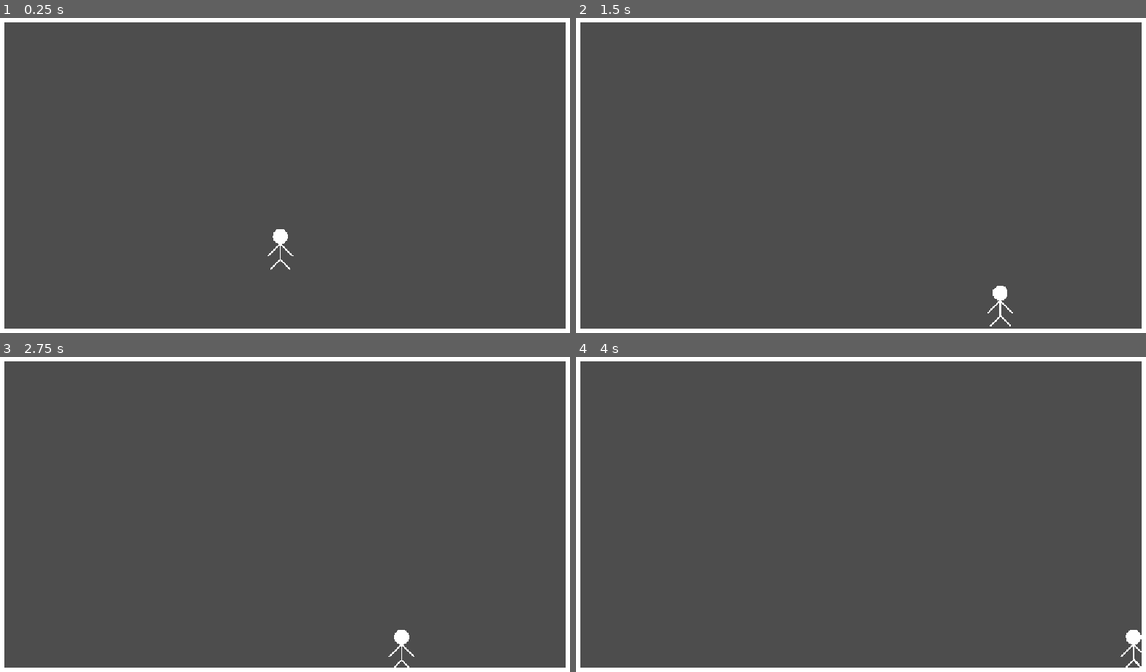
Above: before the commit, frames 1-4 (two rows, left to right).
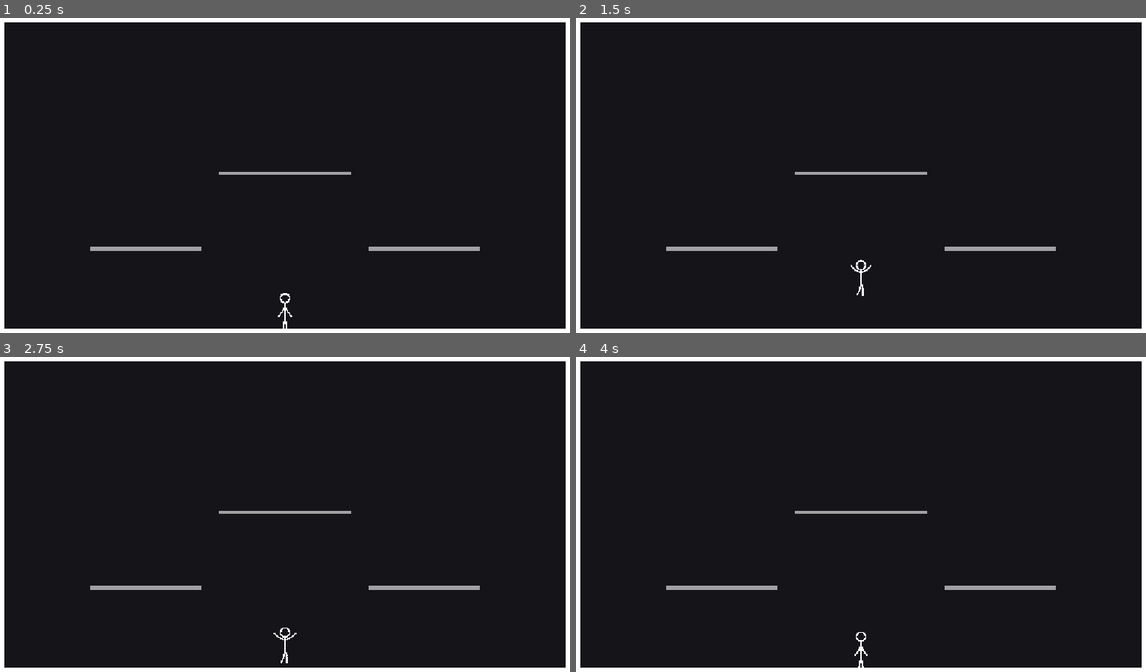
Above: after the commit, the same moments.

Repository: ChristianTangPhan/game
Game: Godot game, scene res://main.tscn
Two runs of this game, one before a commit and one after it. Both use one fixed random seed, a clock stepped at 60 frames per second and the inputs below.
Inputs:
- Up to frame 1 (0.25 s): no input
- Up to frame 2 (1.5 s): tap Enter (ui_accept) at 0.5, 0.6 s; hold Right (ui_right) from 0.53 s (still down); tap W (jump, bound only after the commit) at 0.77, 0.8, 1.07, 1.35 s
- Up to frame 3 (2.75 s): tap W (jump, bound only after the commit) at 1.52, 1.82, 2.3 s; tap Enter (ui_accept) at 1.55, 2.1 s; release Right (ui_right) at 2.03 s; hold Left (ui_left) from 2.03 s (still down)
- Up to frame 4 (4 s): release Left (ui_left) at 2.78 s; hold Right (ui_right) from 2.78 s (still down); tap Enter (ui_accept) at 2.85 s; tap W (jump, bound only after the commit) at 3.02, 3.32, 3.6, 3.77 s

The runs differ from the first frame. In frame 1, 96% of the frame differs, in the area x 0-100%, y 1-99%; in frame 2, 96%; in frame 3, 96%; in frame 4, 96%.

Commit message:
Rebuild stickman: WASD movement, double jump, procedural animation, jump-through platforms
Co-Authored-By: Claude Opus 5.5 <noreply@anthropic.com>
Claude-Session: https://claude.ai/code/session_01Fec8kH4W1YbwgAoKKjJZVa

Diff:
--- a/main.tscn
+++ b/main.tscn
@@ -3,10 +3,10 @@
 [ext_resource type="PackedScene" uid="uid://dm5q7o56bqqk5" path="res://player.tscn" id="1_ig7tw"]
 [ext_resource type="Script" uid="uid://jb7ktlhb6etx" path="res://room.gd" id="2_0xm2m"]
 
-[node name="Node2D" type="Node2D" unique_id=1774456066]
+[node name="Main" type="Node2D"]
 
-[node name="CharacterBody2D" parent="." unique_id=1106907856 instance=ExtResource("1_ig7tw")]
-position = Vector2(567, 430)
+[node name="Room" type="Node2D" parent="."]
+script = ExtResource("2_0xm2m")
 
-[node name="Room" type="Node2D" parent="." unique_id=1228187384]
-script = ExtResource("2_0xm2m")
+[node name="Player" parent="." instance=ExtResource("1_ig7tw")]
+position = Vector2(576, 600)
--- a/player.gd
+++ b/player.gd
@@ -1,41 +1,164 @@
 extends CharacterBody2D
 
-const SPEED = 300.0
-const JUMP_VELOCITY = -600.0
-const GRAVITY = 1500.0
+# --- Movement tuning ---
+const SPEED = 320.0
+const ACCEL = 2400.0          # how fast you reach full speed
+const AIR_ACCEL = 1600.0      # a bit floatier in the air
+const FRICTION = 2800.0       # how fast you stop on the ground
+const JUMP_VELOCITY = -620.0
+const DOUBLE_JUMP_VELOCITY = -560.0
+const GRAVITY = 1600.0
+const FAST_FALL_SPEED = 900.0 # hold S in the air
+const MAX_FALL_SPEED = 700.0
+const JUMP_CUT = 0.45         # let go of jump early = shorter hop
 const MAX_JUMPS = 2
+const COYOTE_TIME = 0.1       # can still jump just after walking off a ledge
+const DROP_TIME = 0.25        # S on a platform drops through it
 
-var jumps_left = MAX_JUMPS
+# --- Look ---
+const COLOR = Color.WHITE
+const LINE = 3.0
+const HEAD_RADIUS = 9.0
+const NECK = Vector2(0, -26)
+const SHOULDER = Vector2(0, -20)
+const HEAD = Vector2(0, -35)
+const LIMB = 13.0             # length of each limb segment
+const FLIP_TIME = 0.35
+
+var jumps_left := MAX_JUMPS
+var coyote := 0.0
+var drop_timer := 0.0
+var facing := 1
+var anim_time := 0.0
+var flip_timer := 0.0
+
 
 func _physics_process(delta):
-	# Gravity
-	if not is_on_floor():
-		velocity.y += GRAVITY * delta
+	var dir := Input.get_axis("move_left", "move_right")
+	if dir != 0:
+		facing = int(sign(dir))
+
+	# Gravity + fast fall
+	if is_on_floor():
+		jumps_left = MAX_JUMPS
+		coyote = COYOTE_TIME
 	else:
-		jumps_left = MAX_JUMPS
+		coyote -= delta
+		if coyote <= 0 and jumps_left == MAX_JUMPS:
+			jumps_left = MAX_JUMPS - 1  # walked off a ledge: only the air jump is left
+		var max_fall := FAST_FALL_SPEED if Input.is_action_pressed("move_down") else MAX_FALL_SPEED
+		velocity.y = min(velocity.y + GRAVITY * delta, max_fall)
 
-	# Jump (space, up arrow, or W)
-	var jump_pressed = Input.is_action_just_pressed("ui_accept") \
-		or Input.is_action_just_pressed("ui_up") \
-		or Input.is_key_pressed(KEY_W)
-	if jump_pressed and jumps_left > 0:
-		velocity.y = JUMP_VELOCITY
+	# Jump / double jump
+	if Input.is_action_just_pressed("jump") and jumps_left > 0:
+		var air_jump := not is_on_floor() and coyote <= 0
+		velocity.y = DOUBLE_JUMP_VELOCITY if air_jump else JUMP_VELOCITY
 		jumps_left -= 1
+		coyote = 0
+		if air_jump:
+			flip_timer = FLIP_TIME
+	if Input.is_action_just_released("jump") and velocity.y < 0:
+		velocity.y *= JUMP_CUT
 
-	# Left/right
-	var direction = 0.0
-	if Input.is_key_pressed(KEY_A) or Input.is_action_pressed("ui_left"):
-		direction = -1.0
-	if Input.is_key_pressed(KEY_D) or Input.is_action_pressed("ui_right"):
-		direction = 1.0
+	# Drop through one-way platforms (layer 2)
+	if is_on_floor() and Input.is_action_just_pressed("move_down"):
+		drop_timer = DROP_TIME
+	drop_timer -= delta
+	set_collision_mask_value(2, drop_timer <= 0)
 
-	velocity.x = direction * SPEED
+	# Run
+	var accel := ACCEL if is_on_floor() else AIR_ACCEL
+	if dir != 0:
+		velocity.x = move_toward(velocity.x, dir * SPEED, accel * delta)
+	else:
+		velocity.x = move_toward(velocity.x, 0, (FRICTION if is_on_floor() else AIR_ACCEL) * delta)
+
 	move_and_slide()
 
+
+func _process(delta):
+	anim_time += delta
+	flip_timer = max(flip_timer - delta, 0.0)
+	queue_redraw()
+
+
+# ---------------------------------------------------------------
+# Procedural animation
+# Every limb is two segments. Angles are in radians:
+#   0 = pointing straight down, positive = toward the way you're facing.
+# The second angle is relative to the first (knee / elbow bend).
+# ---------------------------------------------------------------
 func _draw():
-	draw_circle(Vector2(0, -35), 15, Color.WHITE)
-	draw_line(Vector2(0, -20), Vector2(0, 10), Color.WHITE, 3)
-	draw_line(Vector2(0, -20), Vector2(-25, 5), Color.WHITE, 3)
-	draw_line(Vector2(0, -20), Vector2(25, 5), Color.WHITE, 3)
-	draw_line(Vector2(0, 10), Vector2(-20, 30), Color.WHITE, 3)
-	draw_line(Vector2(0, 10), Vector2(20, 30), Color.WHITE, 3)
+	var t := anim_time
+	var bob := 0.0
+	var lean := 0.0
+	# [thigh, shin] for each leg, [upper, fore] for each arm
+	var leg_a := Vector2.ZERO
+	var leg_b := Vector2.ZERO
+	var arm_a := Vector2.ZERO
+	var arm_b := Vector2.ZERO
+
+	if flip_timer > 0:
+		# Tucked ball for the double-jump spin
+		leg_a = Vector2(1.6, -2.2)
+		leg_b = Vector2(1.3, -2.0)
+		arm_a = Vector2(1.2, 1.0)
+		arm_b = Vector2(0.9, 1.0)
+	elif not is_on_floor():
+		if velocity.y < 0:
+			# Going up: knees up, arms up
+			leg_a = Vector2(1.0, -1.5)
+			leg_b = Vector2(0.2, -0.6)
+			arm_a = Vector2(2.2, 0.3)
+			arm_b = Vector2(-2.2, -0.3)
+		else:
+			# Falling: legs dangle, arms out, a little flail
+			var flail := sin(t * 14.0) * 0.15
+			leg_a = Vector2(0.35, -0.4)
+			leg_b = Vector2(-0.2, -0.2)
+			arm_a = Vector2(1.9 + flail, 0.3)
+			arm_b = Vector2(-1.9 - flail, -0.3)
+	elif abs(velocity.x) > 20:
+		# Run cycle: legs swing opposite each other, arms opposite the legs
+		var speed_frac: float = abs(velocity.x) / SPEED
+		var p := t * 13.0
+		var swing := 0.9 * speed_frac
+		bob = -abs(sin(p)) * 3.0 * speed_frac
+		lean = 0.18 * speed_frac
+		leg_a = Vector2(sin(p) * swing, -0.9 * (0.5 + 0.5 * cos(p)) * speed_frac)
+		leg_b = Vector2(-sin(p) * swing, -0.9 * (0.5 - 0.5 * cos(p)) * speed_frac)
+		arm_a = Vector2(-sin(p) * swing, 1.2)
+		arm_b = Vector2(sin(p) * swing, 1.2)
+	else:
+		# Idle: slow breathing sway
+		var breathe := sin(t * 2.5)
+		bob = breathe * 1.0
+		leg_a = Vector2(0.15, 0.0)
+		leg_b = Vector2(-0.15, 0.0)
+		arm_a = Vector2(0.4 + breathe * 0.05, 0.25)
+		arm_b = Vector2(-0.4 - breathe * 0.05, -0.25)
+
+	# Whole-body transform: bob + lean, and the spin during a double jump
+	var xf := Transform2D(lean * facing, Vector2(0, bob))
+	if flip_timer > 0:
+		var spin := (1.0 - flip_timer / FLIP_TIME) * TAU * facing
+		var center := Vector2(0, -12)
+		xf = Transform2D(0, center) * Transform2D(spin, Vector2.ZERO) * Transform2D(0, -center)
+	draw_set_transform_matrix(xf)
+
+	var hip := Vector2.ZERO
+	draw_line(hip, NECK, COLOR, LINE)                      # torso
+	draw_circle(HEAD, HEAD_RADIUS, COLOR, false, LINE)     # head
+	_limb(hip, leg_a)
+	_limb(hip, leg_b)
+	_limb(SHOULDER, arm_a)
+	_limb(SHOULDER, arm_b)
+
+
+func _limb(origin: Vector2, angles: Vector2):
+	var a1 := angles.x
+	var a2 := angles.x + angles.y
+	var joint := origin + Vector2(sin(a1) * facing, cos(a1)) * LIMB
+	var tip := joint + Vector2(sin(a2) * facing, cos(a2)) * LIMB
+	draw_line(origin, joint, COLOR, LINE)
+	draw_line(joint, tip, COLOR, LINE)
--- a/player.tscn
+++ b/player.tscn
@@ -3,13 +3,14 @@
 [ext_resource type="Script" uid="uid://coyb2hg8nbbbu" path="res://player.gd" id="1_4flbx"]
 
 [sub_resource type="CapsuleShape2D" id="CapsuleShape2D_sh265"]
-radius = 16.0
-height = 52.0
+radius = 12.0
+height = 70.0
 
-[node name="CharacterBody2D" type="CharacterBody2D" unique_id=1106907856]
+[node name="Player" type="CharacterBody2D"]
+collision_layer = 4
+collision_mask = 3
 script = ExtResource("1_4flbx")
 
-[node name="Sprite2D" type="Sprite2D" parent="." unique_id=1266552895]
-
-[node name="CollisionShape2D" type="CollisionShape2D" parent="." unique_id=656168763]
+[node name="CollisionShape2D" type="CollisionShape2D" parent="."]
+position = Vector2(0, -9)
 shape = SubResource("CapsuleShape2D_sh265")
--- a/project.godot
+++ b/project.godot
@@ -20,10 +20,37 @@
 window/stretch/mode="canvas_items"
 window/stretch/aspect="expand"
 
+[input]
+
+move_left={
+"deadzone": 0.2,
+"events": [Object(InputEventKey,"resource_local_to_scene":false,"resource_name":"","device":-1,"window_id":0,"alt_pressed":false,"shift_pressed":false,"ctrl_pressed":false,"meta_pressed":false,"pressed":false,"keycode":0,"physical_keycode":65,"key_label":0,"unicode":97,"location":0,"echo":false,"script":null)]
+}
+move_right={
+"deadzone": 0.2,
+"events": [Object(InputEventKey,"resource_local_to_scene":false,"resource_name":"","device":-1,"window_id":0,"alt_pressed":false,"shift_pressed":false,"ctrl_pressed":false,"meta_pressed":false,"pressed":false,"keycode":0,"physical_keycode":68,"key_label":0,"unicode":100,"location":0,"echo":false,"script":null)]
+}
+jump={
+"deadzone": 0.2,
+"events": [Object(InputEventKey,"resource_local_to_scene":false,"resource_name":"","device":-1,"window_id":0,"alt_pressed":false,"shift_pressed":false,"ctrl_pressed":false,"meta_pressed":false,"pressed":false,"keycode":0,"physical_keycode":87,"key_label":0,"unicode":119,"location":0,"echo":false,"script":null), Object(InputEventKey,"resource_local_to_scene":false,"resource_name":"","device":-1,"window_id":0,"alt_pressed":false,"shift_pressed":false,"ctrl_pressed":false,"meta_pressed":false,"pressed":false,"keycode":0,"physical_keycode":32,"key_label":0,"unicode":32,"location":0,"echo":false,"script":null)]
+}
+move_down={
+"deadzone": 0.2,
+"events": [Object(InputEventKey,"resource_local_to_scene":false,"resource_name":"","device":-1,"window_id":0,"alt_pressed":false,"shift_pressed":false,"ctrl_pressed":false,"meta_pressed":false,"pressed":false,"keycode":0,"physical_keycode":83,"key_label":0,"unicode":115,"location":0,"echo":false,"script":null)]
+}
+
+[layer_names]
+
+2d_physics/layer_1="walls"
+2d_physics/layer_2="platforms"
+2d_physics/layer_3="players"
+
 [physics]
 
 3d/physics_engine="Jolt Physics"
 
 [rendering]
 
+environment/defaults/default_clear_color=Color(0.08, 0.08, 0.1, 1)
+
 rendering_device/driver.windows="d3d12"
--- a/room.gd
+++ b/room.gd
@@ -5,28 +5,61 @@
 const WALL_THICKNESS = 20.0
 const WALL_COLOR = Color.WHITE
 
+const PLATFORM_THICKNESS = 8.0
+const PLATFORM_COLOR = Color(1, 1, 1, 0.6)
+# Center position + width of each jump-through platform
+const PLATFORMS = [
+	[Vector2(300, 470), 220.0],
+	[Vector2(852, 470), 220.0],
+	[Vector2(576, 320), 260.0],
+]
+
+
 func _ready():
-	_build_walls()
+	# Solid walls on physics layer 1
+	_make_wall(Vector2(ROOM_WIDTH / 2, WALL_THICKNESS / 2), Vector2(ROOM_WIDTH, WALL_THICKNESS))                 # top
+	_make_wall(Vector2(ROOM_WIDTH / 2, ROOM_HEIGHT - WALL_THICKNESS / 2), Vector2(ROOM_WIDTH, WALL_THICKNESS))   # bottom
+	_make_wall(Vector2(WALL_THICKNESS / 2, ROOM_HEIGHT / 2), Vector2(WALL_THICKNESS, ROOM_HEIGHT))               # left
+	_make_wall(Vector2(ROOM_WIDTH - WALL_THICKNESS / 2, ROOM_HEIGHT / 2), Vector2(WALL_THICKNESS, ROOM_HEIGHT))  # right
+
+	# Jump-through platforms on physics layer 2
+	for p in PLATFORMS:
+		_make_platform(p[0], p[1])
+
 
 func _draw():
-	# Draw border
-	draw_rect(Rect2(0, 0, ROOM_WIDTH, WALL_THICKNESS), WALL_COLOR)           # top
-	draw_rect(Rect2(0, ROOM_HEIGHT - WALL_THICKNESS, ROOM_WIDTH, WALL_THICKNESS), WALL_COLOR)  # bottom
-	draw_rect(Rect2(0, 0, WALL_THICKNESS, ROOM_HEIGHT), WALL_COLOR)           # left
-	draw_rect(Rect2(ROOM_WIDTH - WALL_THICKNESS, 0, WALL_THICKNESS, ROOM_HEIGHT), WALL_COLOR)  # right
+	draw_rect(Rect2(0, 0, ROOM_WIDTH, WALL_THICKNESS), WALL_COLOR)
+	draw_rect(Rect2(0, ROOM_HEIGHT - WALL_THICKNESS, ROOM_WIDTH, WALL_THICKNESS), WALL_COLOR)
+	draw_rect(Rect2(0, 0, WALL_THICKNESS, ROOM_HEIGHT), WALL_COLOR)
+	draw_rect(Rect2(ROOM_WIDTH - WALL_THICKNESS, 0, WALL_THICKNESS, ROOM_HEIGHT), WALL_COLOR)
+	for p in PLATFORMS:
+		var pos: Vector2 = p[0]
+		var w: float = p[1]
+		draw_rect(Rect2(pos.x - w / 2, pos.y - PLATFORM_THICKNESS / 2, w, PLATFORM_THICKNESS), PLATFORM_COLOR)
 
-func _build_walls():
-	_make_wall(Vector2(ROOM_WIDTH / 2, WALL_THICKNESS / 2), ROOM_WIDTH, WALL_THICKNESS)        # top
-	_make_wall(Vector2(ROOM_WIDTH / 2, ROOM_HEIGHT - WALL_THICKNESS / 2), ROOM_WIDTH, WALL_THICKNESS)  # bottom
-	_make_wall(Vector2(WALL_THICKNESS / 2, ROOM_HEIGHT / 2), WALL_THICKNESS, ROOM_HEIGHT)      # left
-	_make_wall(Vector2(ROOM_WIDTH - WALL_THICKNESS / 2, ROOM_HEIGHT / 2), WALL_THICKNESS, ROOM_HEIGHT) # right
 
-func _make_wall(pos: Vector2, width: float, height: float):
-	var body = StaticBody2D.new()
-	var shape = CollisionShape2D.new()
-	var rect = RectangleShape2D.new()
-	rect.size = Vector2(width, height)
+func _make_wall(pos: Vector2, size: Vector2):
+	var body := StaticBody2D.new()
+	body.position = pos
+	body.collision_layer = 1
+	body.collision_mask = 0
+	var shape := CollisionShape2D.new()
+	var rect := RectangleShape2D.new()
+	rect.size = size
 	shape.shape = rect
-	body.position = pos
 	body.add_child(shape)
 	add_child(body)
+
+
+func _make_platform(pos: Vector2, width: float):
+	var body := StaticBody2D.new()
+	body.position = pos
+	body.collision_layer = 2
+	body.collision_mask = 0
+	var shape := CollisionShape2D.new()
+	var rect := RectangleShape2D.new()
+	rect.size = Vector2(width, PLATFORM_THICKNESS)
+	shape.shape = rect
+	shape.one_way_collision = true   # jump up through it, land on top
+	body.add_child(shape)
+	add_child(body)
